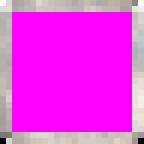
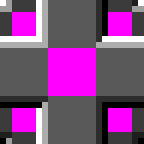
Two versions of the same layered image (144 x 144). Layer-by-layer changes:
painted on "ConnL" over 0, 6, 48, 138
painted on "ConnR" over 96, 6, 144, 138
painted on "ConnT" over 6, 0, 138, 48
painted on "ConnB" over 6, 96, 138, 144
